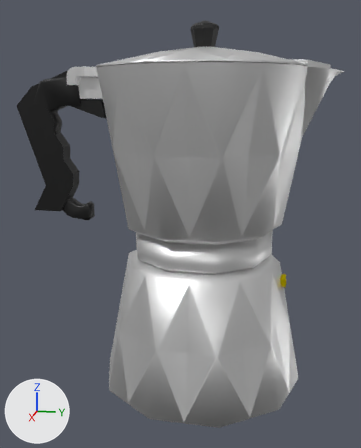
One commit to the glTF model project/img/caffettiera.glb: the scene before it, then after it.
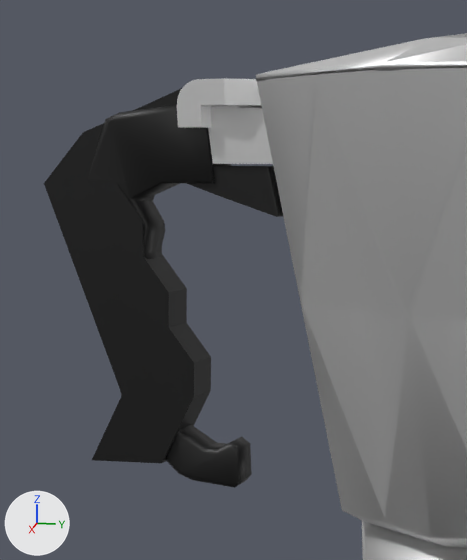
There are two pictures of each version: one whole from a camera (50 mm lens) standing at (4.69, 0.72, 3.13) and looking at (0.02, -0.22, 1.96), one close up on the part from 0% to 49% of the width and 8% to 55% of the height. The lights are fixed; the arrows at lower left show +X, +Y and +Z. Where no turn or scale is listed for an object, it has been applied to the vertices.

Objects in the first close-up: 'Cilindro', 'Cilindro.001', 'Cilindro.002', 'Cilindro.006', 'Cubo', 'Cubo.001', 'Cubo.002'.
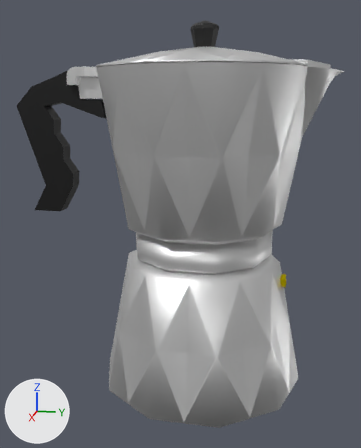
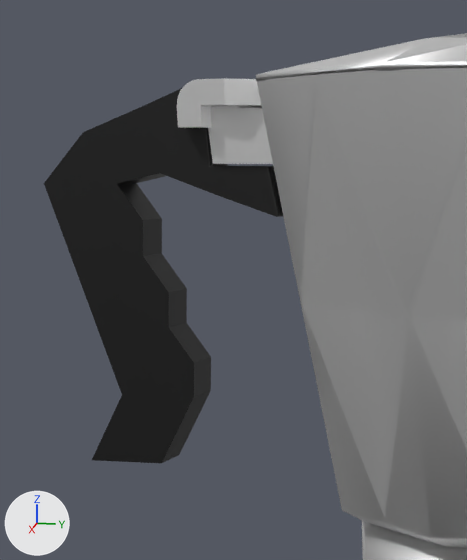
Pixel boxes (x1, y1, x2, y2) of what changed, in the close-ups (467 x 560 px):
```json
{"object": "Cubo.001", "change": "deleted", "before": [88, 105, 252, 488], "on screen": "black"}
```

Scene script edits in JSON lines:
```json
{"op": "remove", "block": "ob_cubo_001", "code": ["ob_cubo_001 = bpy.data.objects.new('Cubo.001', me_cubo_002)", "ob_cubo_001.location = (0.0, -1.329, 3.224)"]}
```
